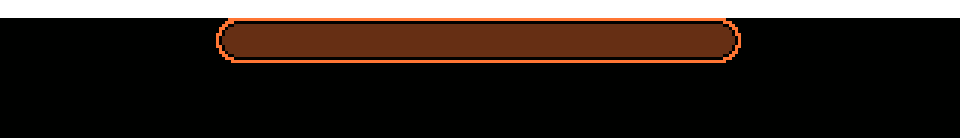
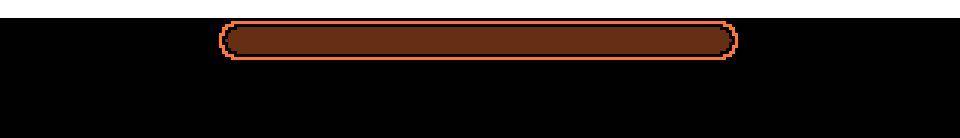
Layers edited between the first and the second 960 × 138 image:
painted on "buttom_bg.png" over [216, 18, 741, 63]
